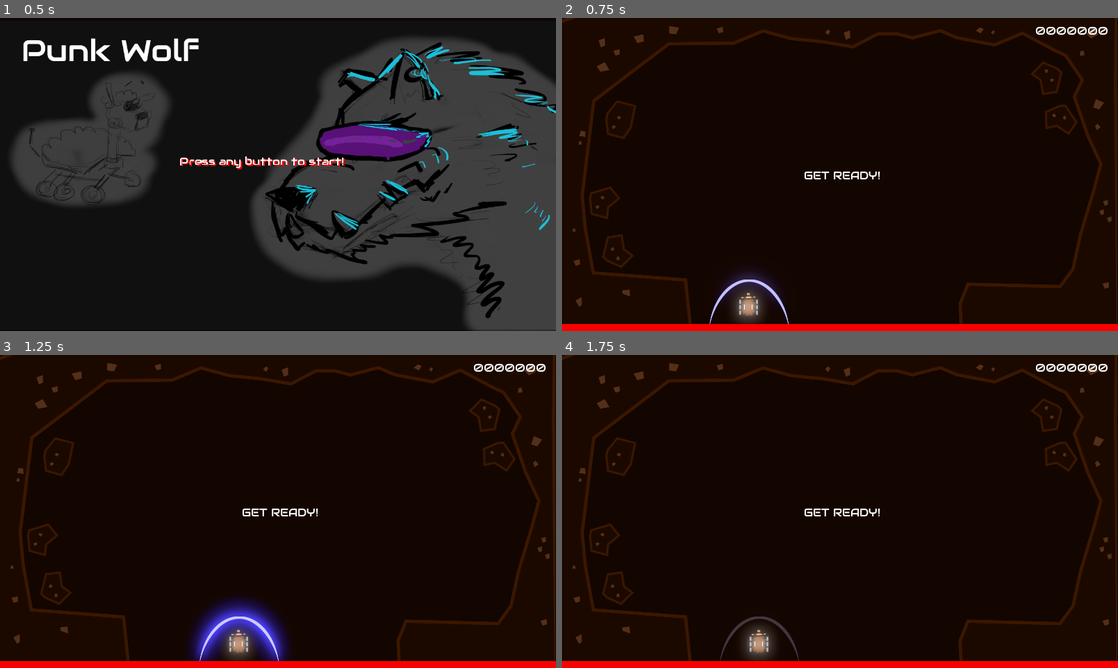
Above: before the commit, frames 1-4 (two rows, left to right).
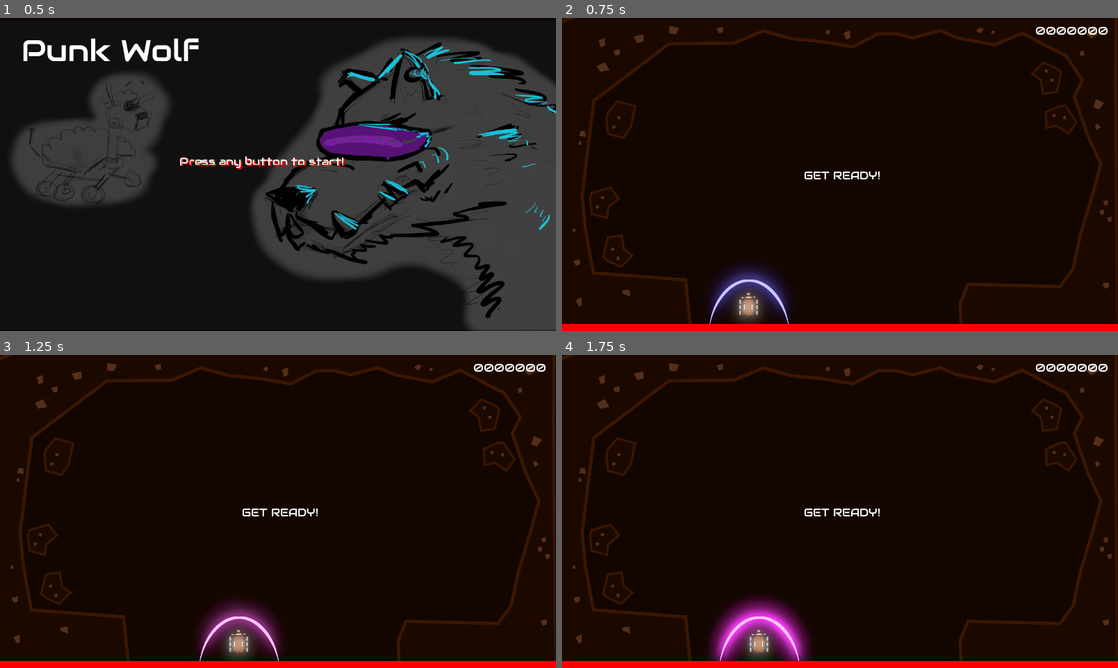
Above: after the commit, the same moments.

Repository: GameDrivenDesign/punk-wolf
Game: Godot game, scene res://scenes/newgame.tscn
Two runs of this game, one before a commit and one after it. Both use one fixed random seed, a clock stepped at 60 frames per second and the inputs below. Sound files missing from this copy of the repository are replaced by a short silence.
Inputs:
- Up to frame 1 (0.5 s): no input
- Up to frame 2 (0.75 s): tap Enter at 0.5 s; hold Right (ui_right) from 0.53 s (still down); hold E (shield_blue) from 0.53 s (still down)
- Up to frame 3 (1.25 s): keep holding Right (ui_right); keep holding E (shield_blue); tap Q (shield_red) at 0.8 s
- Up to frame 4 (1.75 s): release Right (ui_right) at 1.28 s; release E (shield_blue) at 1.28 s; hold Left (ui_left) from 1.28 s (still down); tap Q (shield_red) at 1.35 s; tap E (shield_blue) at 1.55 s

Frame 1 is identical in both runs. In frame 2, 1.2% of the frame differs, in the area x 26-41%, y 79-98%; in frame 3, 2.4%; in frame 4, 2.6%, in the area x 26-45%, y 77-98%.

Commit message:
discreet shield values

Diff:
--- a/sheep/shield.gd
+++ b/sheep/shield.gd
@@ -2,8 +2,9 @@
 
 const DECAY = 8
 const SHIELD_COLOR_TOLERANCE = 0.3
-var r = 1
-var b = 1
+var r_index = 0
+var b_index = 0
+var colors = [1, 2.5, 4, 2.5]
 
 func is_blocked(projectile):
 	var projectile_color = projectile.get_modulate()
@@ -13,16 +14,13 @@
 	return projectile_vector.distance_to(shield_vector) < SHIELD_COLOR_TOLERANCE
 
 func _process(delta):
-	if Input.is_action_pressed("shield_red"):
-		r += delta * 5
-	else:
-		r -= delta * DECAY
+	if Input.is_action_just_pressed("shield_red"):
+		r_index = (r_index + 1) % len(colors)
 
-	if Input.is_action_pressed("shield_blue"):
-		b += delta * 5
-	else:
-		b -= delta * DECAY
-	r = max(1, min(4, r))
-	b = max(1, min(4, b))
+	if Input.is_action_just_pressed("shield_blue"):
+		b_index = (b_index + 1) % len(colors)
+
+	var r = colors[r_index]
+	var b = colors[b_index]
 
 	set_modulate(Color(r, 1, b, min(1, r - 1 + b - 1)))
